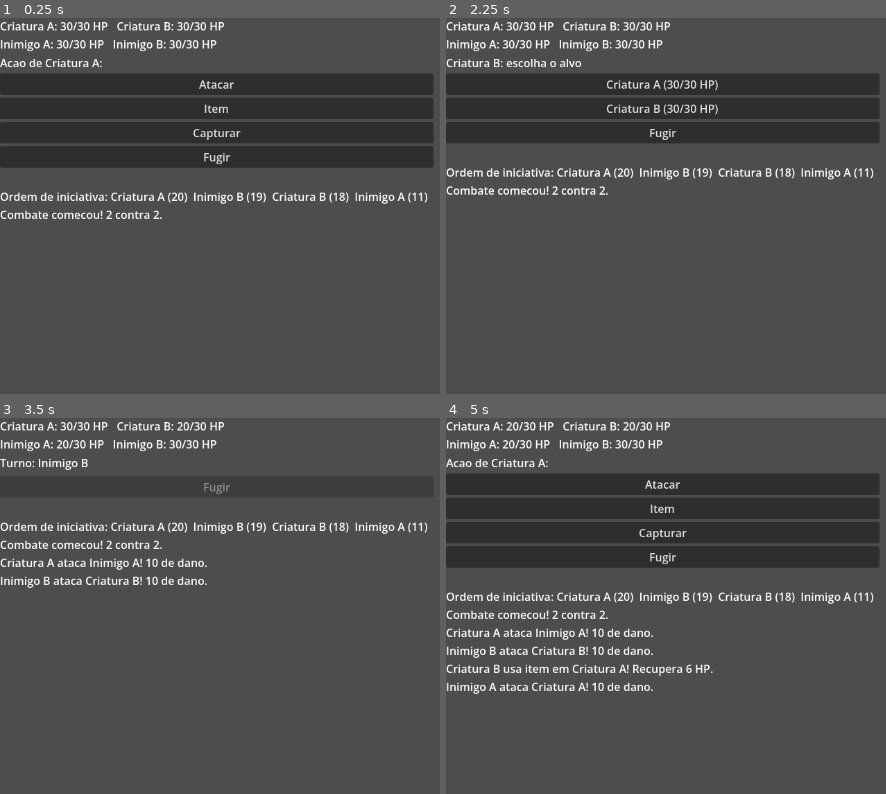
Above: before the commit, frames 1-4 (two rows, left to right).
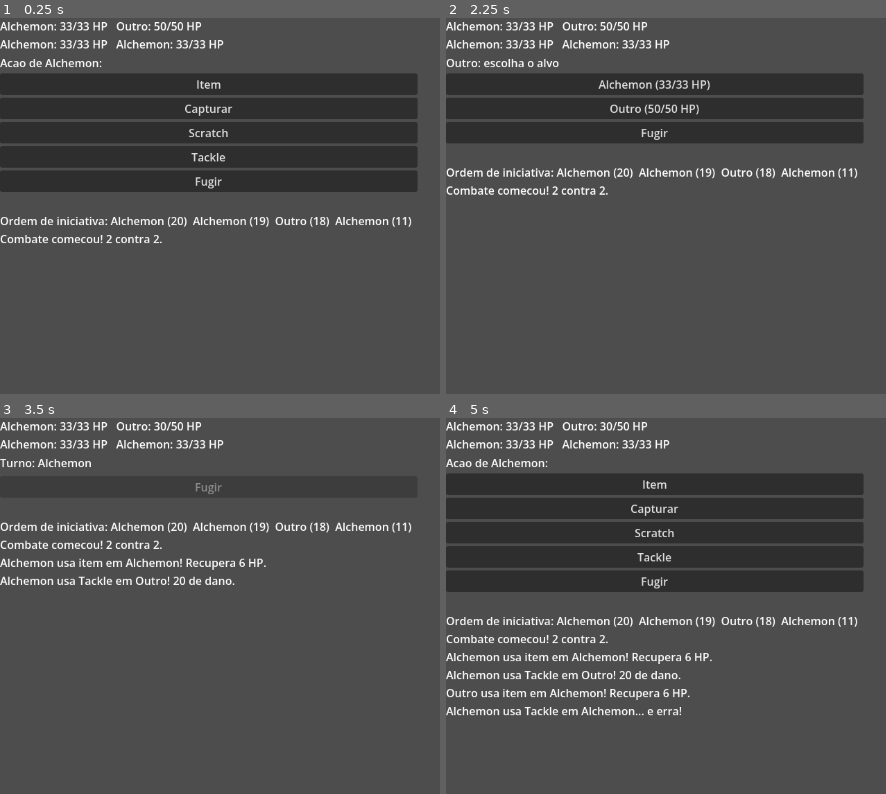
Above: after the commit, the same moments.

Repository: mnedel-ops/TCC-Combate
Game: Godot game, scene res://combat_prototype.tscn
Two runs of this game, one before a commit and one after it. Both use one fixed random seed, a clock stepped at 60 frames per second and the inputs below.
Inputs (mouse positions are in pixels of both pictures, inside the frame that each line leads up to):
- Up to frame 1 (0.25 s): no input
- Up to frame 2 (2.25 s): click (661, 85) at 0.5 s, where only the run before the commit has a clickable "Atacar"; click (661, 85) at 1.25 s, where only the run before the commit has a clickable "Inimigo A (30/30 HP)"; click "Item" at 2 s
- Up to frame 3 (3.5 s): click (215, 485) at 2.75 s, where only the run before the commit has a clickable "Criatura A (30/30 HP)"
- Up to frame 4 (5 s): tap Enter at 4.25 s

The runs differ from the first frame. In frame 1, 11% of the frame differs, in the area x 0-99%, y 1-60%; in frame 2, 4.2%; in frame 3, 4.0%; in frame 4, 15%, in the area x 0-99%, y 1-80%.

Commit message:
Ataque por banco de dados, e ter mais de 1

Diff:
--- a/new-game-project/Alchemons/Alchemon-Generico.tres
+++ b/new-game-project/Alchemons/Alchemon-Generico.tres
@@ -1,10 +1,15 @@
-[gd_resource type="Resource" script_class="alchemon_sheet" format=3 uid="uid://b3mk6fhvww3jr"]
+[gd_resource type="Resource" script_class="AlchemonSheet" format=3 uid="uid://b3mk6fhvww3jr"]
 
 [ext_resource type="Script" uid="uid://cxfaplp86c865" path="res://Alchemons/AlchemonSheet.gd" id="1_0qt6n"]
+[ext_resource type="Script" uid="uid://chjyxlmn2nm8c" path="res://Attack/AttackData.gd" id="1_dx5o1"]
+[ext_resource type="Resource" uid="uid://btpx7i0xrh8u0" path="res://Attack/Scratch.tres" id="2_fyp6i"]
+[ext_resource type="Resource" uid="uid://dmtffltot07ps" path="res://Attack/Tackle.tres" id="3_1yb5k"]
 
 [resource]
 script = ExtResource("1_0qt6n")
-id = 1
-name = "Alchemon"
+id = 0
+creature_name = "Alchemon"
 max_hp = 33
+hp = 33
+attacks = Array[ExtResource("1_dx5o1")]([ExtResource("2_fyp6i"), ExtResource("3_1yb5k")])
 metadata/_custom_type_script = "uid://cxfaplp86c865"
--- a/new-game-project/Alchemons/AlchemonDataBase.gd
+++ b/new-game-project/Alchemons/AlchemonDataBase.gd
@@ -1,7 +1,15 @@
-class_name AlchemonDataBase extends Resource
-@export var alchemons : Array[alchemon_sheet]
-func get_sheet(id: int) -> alchemon_sheet:
-	for item in alchemons:
-		if item.id == id:
-			return item
+class_name AlchemonDatabase
+extends Resource
+
+## Lista de todos os AlchemonSheet que existem no jogo (fichas-base, "especie").
+## Quem consome (ex: CombatController) busca por id e instancia uma copia
+## pra usar em combate - o registro aqui nunca e alterado por uma batalha.
+
+@export var alchemons: Array[AlchemonSheet] = []
+
+func get_by_id(id: int) -> AlchemonSheet:
+	for a in alchemons:
+		if a.id == id:
+			return a
+	push_warning("AlchemonSheet com id %d nao encontrado no database." % id)
 	return null
--- a/new-game-project/Alchemons/AlchemonDataBaseComplete.tres
+++ b/new-game-project/Alchemons/AlchemonDataBaseComplete.tres
@@ -1,10 +1,11 @@
-[gd_resource type="Resource" script_class="AlchemonDataBase" format=3 uid="uid://mjh0owhcv1br"]
+[gd_resource type="Resource" script_class="AlchemonDatabase" format=3 uid="uid://mjh0owhcv1br"]
 
 [ext_resource type="Script" uid="uid://cxfaplp86c865" path="res://Alchemons/AlchemonSheet.gd" id="1_5fle6"]
 [ext_resource type="Script" uid="uid://dbofwuofp1xai" path="res://Alchemons/AlchemonDataBase.gd" id="1_nrgsa"]
 [ext_resource type="Resource" uid="uid://b3mk6fhvww3jr" path="res://Alchemons/Alchemon-Generico.tres" id="2_noolv"]
+[ext_resource type="Resource" uid="uid://d18a5783nwx7j" path="res://Alchemons/AlchemonGenericoOutro.tres" id="3_noolv"]
 
 [resource]
 script = ExtResource("1_nrgsa")
-alchemons = Array[ExtResource("1_5fle6")]([null, ExtResource("2_noolv")])
+alchemons = Array[ExtResource("1_5fle6")]([ExtResource("2_noolv"), ExtResource("3_noolv")])
 metadata/_custom_type_script = "uid://dbofwuofp1xai"
--- /dev/null
+++ b/new-game-project/Alchemons/AlchemonGenericoOutro.tres
@@ -0,0 +1,15 @@
+[gd_resource type="Resource" script_class="AlchemonSheet" format=3 uid="uid://d18a5783nwx7j"]
+
+[ext_resource type="Script" uid="uid://cxfaplp86c865" path="res://Alchemons/AlchemonSheet.gd" id="1_bqul4"]
+[ext_resource type="Script" uid="uid://chjyxlmn2nm8c" path="res://Attack/AttackData.gd" id="1_l8r5n"]
+[ext_resource type="Resource" uid="uid://dmtffltot07ps" path="res://Attack/Tackle.tres" id="2_n1kb7"]
+[ext_resource type="Resource" uid="uid://btpx7i0xrh8u0" path="res://Attack/Scratch.tres" id="3_t2qme"]
+
+[resource]
+script = ExtResource("1_bqul4")
+id = 1
+creature_name = "Outro"
+max_hp = 50
+hp = 50
+attacks = Array[ExtResource("1_l8r5n")]([ExtResource("2_n1kb7"), ExtResource("3_t2qme")])
+metadata/_custom_type_script = "uid://cxfaplp86c865"
--- a/new-game-project/Alchemons/AlchemonSheet.gd
+++ b/new-game-project/Alchemons/AlchemonSheet.gd
@@ -4,14 +4,17 @@
 ## Dado puro - uma criatura em combate. Sem metodos de regra (take_damage,
 ## heal etc). Quem manipula esses valores e o CombatSystem.
 
+@export var id: int = -1
 @export var creature_name: String = ""
 @export var max_hp: int = 30
 @export var hp: int = 30
 @export var is_player: bool = false
 @export var initiative: int = 0
 @export var alive: bool = true
+@export var attacks: Array[AttackData] = []   # ate 4 ataques
 
-func _init(p_name: String = "", p_max_hp: int = 30, p_is_player: bool = false) -> void:
+func _init(p_name: String = "", p_max_hp: int = 30, p_is_player: bool = false, p_id: int = -1) -> void:
+	id = p_id
 	creature_name = p_name
 	max_hp = p_max_hp
 	hp = p_max_hp
--- /dev/null
+++ b/new-game-project/Attack/AttackData.gd
@@ -0,0 +1,9 @@
+class_name AttackData
+extends Resource
+
+## Dado puro - um ataque que uma criatura pode usar. Uma AlchemonSheet
+## guarda ate 4 desses na sua lista de ataques.
+
+@export var indexAttack: int = -1
+@export var attack_name: String = "Ataque"
+@export var damage: int = 10
--- /dev/null
+++ b/new-game-project/Attack/Scratch.tres
@@ -0,0 +1,9 @@
+[gd_resource type="Resource" script_class="AttackData" format=3 uid="uid://btpx7i0xrh8u0"]
+
+[ext_resource type="Script" uid="uid://chjyxlmn2nm8c" path="res://Attack/AttackData.gd" id="1_lk7tm"]
+
+[resource]
+script = ExtResource("1_lk7tm")
+indexAttack = 2
+attack_name = "Scratch"
+metadata/_custom_type_script = "uid://chjyxlmn2nm8c"
--- /dev/null
+++ b/new-game-project/Attack/Tackle.tres
@@ -0,0 +1,10 @@
+[gd_resource type="Resource" script_class="AttackData" format=3 uid="uid://dmtffltot07ps"]
+
+[ext_resource type="Script" uid="uid://chjyxlmn2nm8c" path="res://Attack/AttackData.gd" id="1_6rwt1"]
+
+[resource]
+script = ExtResource("1_6rwt1")
+indexAttack = 1
+attack_name = "Tackle"
+damage = 20
+metadata/_custom_type_script = "uid://chjyxlmn2nm8c"
--- a/new-game-project/CombatSystem.gd
+++ b/new-game-project/CombatSystem.gd
@@ -5,11 +5,12 @@
 ## ou muta o dado diretamente (hp/alive). Nunca toca em Label, Button, _log,
 ## nem sabe que existe UI. Tudo aqui e testavel sem nenhum node na arvore.
 
-const ATTACK_DAMAGE := 10
 const MISS_CHANCE := 1.0 / 6.0
 const FLEE_CHANCE := 5.0 / 6.0
 const CAPTURE_CHANCE := 2.0 / 6.0
 const ITEM_HEAL_AMOUNT := 6
+const CRIT_ROLL_MAX := 20     # 1 em 20
+const CRIT_MULTIPLIER := 1.5
 
 
 static func roll_initiative(all_combatants: Array[AlchemonSheet]) -> Array[AlchemonSheet]:
@@ -21,15 +22,33 @@
 	return sorted_order
 
 
-static func resolve_attack(actor: AlchemonSheet, target: AlchemonSheet) -> Dictionary:
+static func resolve_attack(actor: AlchemonSheet, target: AlchemonSheet, attack: AttackData) -> Dictionary:
 	if randf() < MISS_CHANCE:
-		return {"kind": "attack_miss", "actor": actor, "target": target}
+		return {"kind": "attack_miss", "actor": actor, "target": target, "attack_name": attack.attack_name}
 
-	target.hp = max(target.hp - ATTACK_DAMAGE, 0)
+	var is_critical := randi_range(1, CRIT_ROLL_MAX) == CRIT_ROLL_MAX
+	var final_damage := attack.damage
+	if is_critical:
+		final_damage = int(round(final_damage * CRIT_MULTIPLIER))
+
+	target.hp = max(target.hp - final_damage, 0)
 	if target.hp == 0:
 		target.alive = false
 
-	return {"kind": "attack_hit", "actor": actor, "target": target, "damage": ATTACK_DAMAGE}
+	return {
+		"kind": "attack_hit",
+		"actor": actor,
+		"target": target,
+		"damage": final_damage,
+		"critical": is_critical,
+		"attack_name": attack.attack_name,
+	}
+
+
+static func pick_random_attack(actor: AlchemonSheet) -> AttackData:
+	if actor.attacks.is_empty():
+		return null
+	return actor.attacks[randi() % actor.attacks.size()]
 
 
 static func resolve_item(actor: AlchemonSheet, target: AlchemonSheet) -> Dictionary:
--- a/new-game-project/PendingActionData.gd
+++ b/new-game-project/PendingActionData.gd
@@ -7,8 +7,10 @@
 @export var actor: AlchemonSheet
 @export var kind: String = ""    # "attack" | "item" | "capture"
 @export var target: AlchemonSheet
+@export var attack: AttackData   # so preenchido quando kind == "attack"
 
-func _init(p_actor: AlchemonSheet = null, p_kind: String = "", p_target: AlchemonSheet = null) -> void:
+func _init(p_actor: AlchemonSheet = null, p_kind: String = "", p_target: AlchemonSheet = null, p_attack: AttackData = null) -> void:
 	actor = p_actor
 	kind = p_kind
 	target = p_target
+	attack = p_attack
--- a/new-game-project/combat_prototype.gd
+++ b/new-game-project/combat_prototype.gd
@@ -6,6 +6,10 @@
 
 @onready var ui: CombatUI = $VBoxContainer
 
+@export var database: AlchemonDatabase
+@export var player_alchemon_ids: Array[int] = []
+@export var enemy_alchemon_ids: Array[int] = []
+
 var player_team: Array[AlchemonSheet] = []
 var enemy_team: Array[AlchemonSheet] = []
 var turn_order: Array[AlchemonSheet] = []
@@ -18,14 +22,13 @@
 
 
 func _ready() -> void:
-	player_team = [
-		AlchemonSheet.new("Criatura A", 30, true),
-		AlchemonSheet.new("Criatura B", 30, true),
-	]
-	enemy_team = [
-		AlchemonSheet.new("Inimigo A", 30, false),
-		AlchemonSheet.new("Inimigo B", 30, false),
-	]
+	player_team = _spawn_team(player_alchemon_ids, true)
+	enemy_team = _spawn_team(enemy_alchemon_ids, false)
+
+	if player_team.is_empty() or enemy_team.is_empty():
+		push_error("CombatController: time vazio. Confere database e os arrays de ids no Inspector.")
+		ui.set_turn_text("Erro de configuracao - veja o console.")
+		return
 
 	ui.flee_pressed.connect(_on_flee_pressed)
 
@@ -35,6 +38,31 @@
 	ui.update_hp(player_team, enemy_team)
 	ui.log_message("Combate comecou! 2 contra 2.")
 	_start_action_selection()
+
+
+# Puxa a ficha-base do database (por id) e cria uma COPIA pra usar nessa
+# batalha - a original no database nunca e mutada por combate nenhum.
+func _spawn_team(ids: Array[int], is_player: bool) -> Array[AlchemonSheet]:
+	var team: Array[AlchemonSheet] = []
+	if database == null:
+		push_error("CombatController: nenhum AlchemonDatabase atribuido no Inspector.")
+		return team
+
+	for id in ids:
+		var template := database.get_by_id(id)
+		if template == null:
+			continue
+		team.append(_instantiate_from_template(template, is_player))
+	return team
+
+
+func _instantiate_from_template(template: AlchemonSheet, is_player: bool) -> AlchemonSheet:
+	var instance: AlchemonSheet = template.duplicate()
+	instance.is_player = is_player
+	instance.hp = instance.max_hp
+	instance.alive = true
+	instance.initiative = 0
+	return instance
 
 
 func _log_initiative_order() -> void:
@@ -63,14 +91,20 @@
 		return
 
 	ui.set_turn_text("Acao de %s:" % actor.creature_name)
-	ui.show_options([
-		{"text": "Atacar", "callback": func(): _begin_target_selection(actor, "attack")},
-		{"text": "Item", "callback": func(): _begin_target_selection(actor, "item")},
-		{"text": "Capturar", "callback": func(): _begin_target_selection(actor, "capture")},
-	])
-
-
-func _begin_target_selection(actor: AlchemonSheet, kind: String) -> void:
+
+	var options: Array = [
+		{"text": "Item", "callback": func(): _begin_target_selection(actor, "item", null)},
+		{"text": "Capturar", "callback": func(): _begin_target_selection(actor, "capture", null)},
+	]
+	for attack in actor.attacks:
+		options.append({
+			"text": attack.attack_name,
+			"callback": func(): _begin_target_selection(actor, "attack", attack),
+		})
+	ui.show_options(options)
+
+
+func _begin_target_selection(actor: AlchemonSheet, kind: String, attack: AttackData) -> void:
 	var candidates: Array[AlchemonSheet] = []
 	match kind:
 		"attack", "capture":
@@ -84,13 +118,13 @@
 	for target in candidates:
 		options.append({
 			"text": "%s (%d/%d HP)" % [target.creature_name, target.hp, target.max_hp],
-			"callback": func(): _confirm_action(actor, kind, target),
+			"callback": func(): _confirm_action(actor, kind, target, attack),
 		})
 	ui.show_options(options)
 
 
-func _confirm_action(actor: AlchemonSheet, kind: String, target: AlchemonSheet) -> void:
-	_pending_actions.append(PendingActionData.new(actor, kind, target))
+func _confirm_action(actor: AlchemonSheet, kind: String, target: AlchemonSheet, attack: AttackData) -> void:
+	_pending_actions.append(PendingActionData.new(actor, kind, target, attack))
 	_current_player_index += 1
 	_prompt_action_for_current_creature()
 
@@ -102,7 +136,10 @@
 		var target := CombatSystem.pick_random_alive_target(player_team)
 		if target == null:
 			continue
-		_pending_actions.append(PendingActionData.new(enemy, "attack", target))
+		var attack := CombatSystem.pick_random_attack(enemy)
+		if attack == null:
+			continue
+		_pending_actions.append(PendingActionData.new(enemy, "attack", target, attack))
 
 
 func _resolve_round() -> void:
@@ -134,6 +171,7 @@
 	if not combat_over:
 		is_resolving = false
 		ui.set_flee_disabled(false)
+		await get_tree().process_frame   # garante que nunca reentra sincrono (evita stack overflow)
 		_start_action_selection()
 
 
@@ -148,7 +186,7 @@
 	var result: Dictionary
 	match action.kind:
 		"attack":
-			result = CombatSystem.resolve_attack(action.actor, action.target)
+			result = CombatSystem.resolve_attack(action.actor, action.target, action.attack)
 		"item":
 			result = CombatSystem.resolve_item(action.actor, action.target)
 		"capture":
@@ -188,9 +226,12 @@
 		var target := CombatSystem.pick_random_alive_target(player_team)
 		if target == null:
 			continue
+		var attack := CombatSystem.pick_random_attack(enemy)
+		if attack == null:
+			continue
 
 		ui.set_turn_text("Turno: %s" % enemy.creature_name)
-		_log_result(CombatSystem.resolve_attack(enemy, target))
+		_log_result(CombatSystem.resolve_attack(enemy, target, attack))
 		ui.update_hp(player_team, enemy_team)
 		_check_combat_end()
 		if combat_over:
@@ -200,6 +241,7 @@
 	if not combat_over:
 		is_resolving = false
 		ui.set_flee_disabled(false)
+		await get_tree().process_frame   # mesma protecao contra recursao sincrona
 		_start_action_selection()
 
 
@@ -212,9 +254,10 @@
 func _log_result(result: Dictionary) -> void:
 	match result.kind:
 		"attack_miss":
-			ui.log_message("%s ataca %s... e erra!" % [result.actor.creature_name, result.target.creature_name])
+			ui.log_message("%s usa %s em %s... e erra!" % [result.actor.creature_name, result.attack_name, result.target.creature_name])
 		"attack_hit":
-			ui.log_message("%s ataca %s! %d de dano." % [result.actor.creature_name, result.target.creature_name, result.damage])
+			var crit_text := " CRITICO!" if result.critical else ""
+			ui.log_message("%s usa %s em %s! %d de dano.%s" % [result.actor.creature_name, result.attack_name, result.target.creature_name, result.damage, crit_text])
 		"item_used":
 			ui.log_message("%s usa item em %s! Recupera %d HP." % [result.actor.creature_name, result.target.creature_name, result.amount])
 		"capture_success":
--- a/new-game-project/combat_prototype.tscn
+++ b/new-game-project/combat_prototype.tscn
@@ -1,7 +1,8 @@
 [gd_scene format=3 uid="uid://cu7rjl5nf5x3b"]
 
 [ext_resource type="Script" uid="uid://dxtvb8ic4qnok" path="res://combat_prototype.gd" id="1_mqu1t"]
-[ext_resource type="Script" uid="uid://dqisu1adqgw7o" path="res://combat_ui.gd" id="2_a14sk"]
+[ext_resource type="Resource" uid="uid://mjh0owhcv1br" path="res://Alchemons/AlchemonDataBaseComplete.tres" id="2_5f13y"]
+[ext_resource type="Script" uid="uid://dqisu1adqgw7o" path="res://UserInterface/combat_ui.gd" id="2_a14sk"]
 
 [node name="CombatPrototype" type="Control" unique_id=1823080993]
 layout_mode = 3
@@ -11,6 +12,9 @@
 grow_horizontal = 2
 grow_vertical = 2
 script = ExtResource("1_mqu1t")
+database = ExtResource("2_5f13y")
+player_alchemon_ids = Array[int]([0, 1])
+enemy_alchemon_ids = Array[int]([0, 0])
 
 [node name="VBoxContainer" type="VBoxContainer" parent="." unique_id=1301123171]
 layout_mode = 0
@@ -29,7 +33,7 @@
 
 [node name="AttackButton" type="Button" parent="VBoxContainer/ActionButtons" unique_id=1701553466]
 layout_mode = 2
-text = "Bater 10"
+text = "Atacar"
 
 [node name="ItemButton" type="Button" parent="VBoxContainer/ActionButtons" unique_id=1671251075]
 layout_mode = 2
--- a/new-game-project/project.godot
+++ b/new-game-project/project.godot
@@ -18,7 +18,9 @@
 [file_customization]
 
 folder_colors={
-"res://Alchemons/": "red"
+"res://Alchemons/": "red",
+"res://Attack/": "orange",
+"res://UserInterface/": "yellow"
 }
 
 [physics]
Not shown, added: new-game-project/Attack/AttackData.gd.uid
Renamed: new-game-project/combat_ui.gd -> new-game-project/UserInterface/combat_ui.gd
Renamed: new-game-project/combat_ui.gd.uid -> new-game-project/UserInterface/combat_ui.gd.uid
